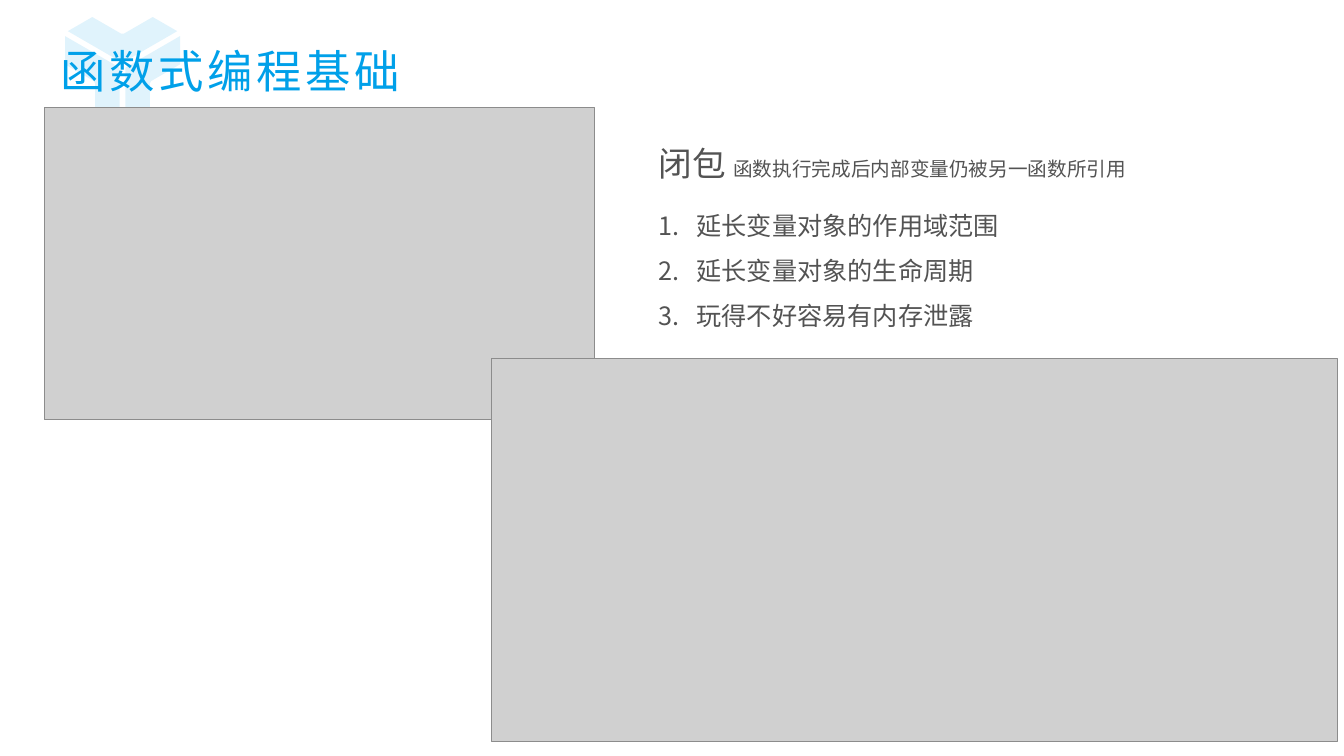
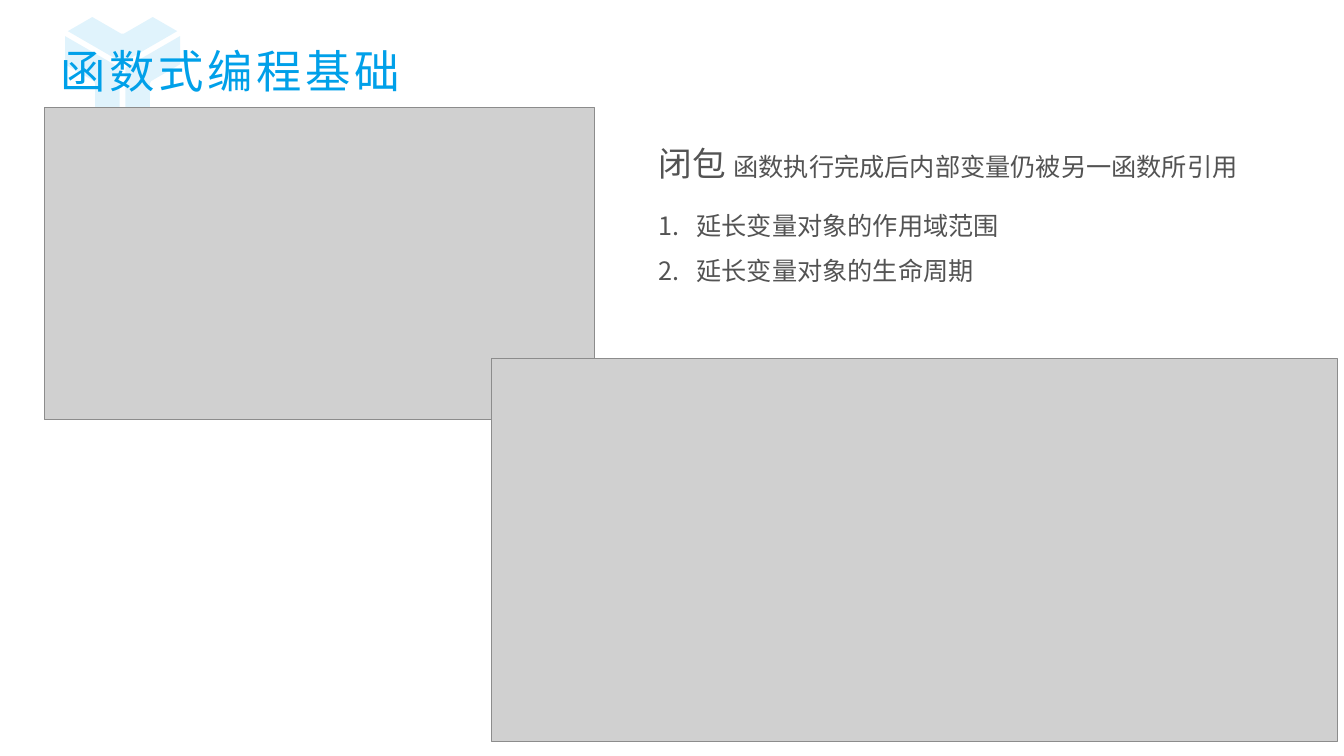
Before and after one commit to ZengLingYong/Blog, a slide deck: slide 12 of 函数编程范式.pptx. Drawn at 1344x756 pixels with LibreOffice and Linux fonts; fonts in the diff are those of the drawing; grey boxes stand for pictures; background and template pictures are left out. Boxes give left, top, right and bottom in pixels: in the first picture for what was removed or moved away, otherwise in the second. Text is boxed around its words. In the diff, an @@ line names an element or a change of style, - is before the commit and + after.

```diff
--- a/函数编程范式.pptx
+++ b/函数编程范式.pptx
@@ text "闭包 函数执行完成后内部变量仍被另一函数所引用" at (659,147,1237,179): size 14 to 18 pt @@
@@ text at (697,303,974,327): paragraph removed @@
-3. 玩得不好容易有内存泄露
```
Also in this commit, not shown: 14 other slides changed.
